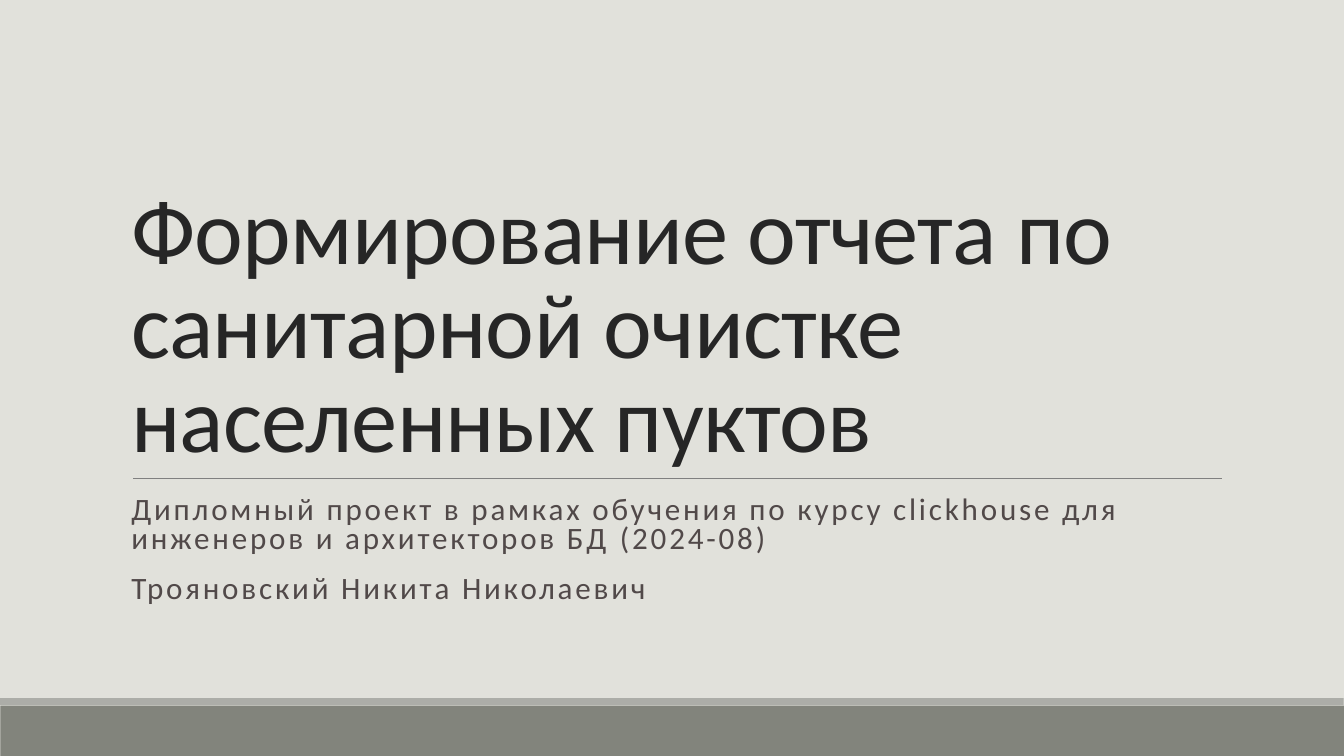
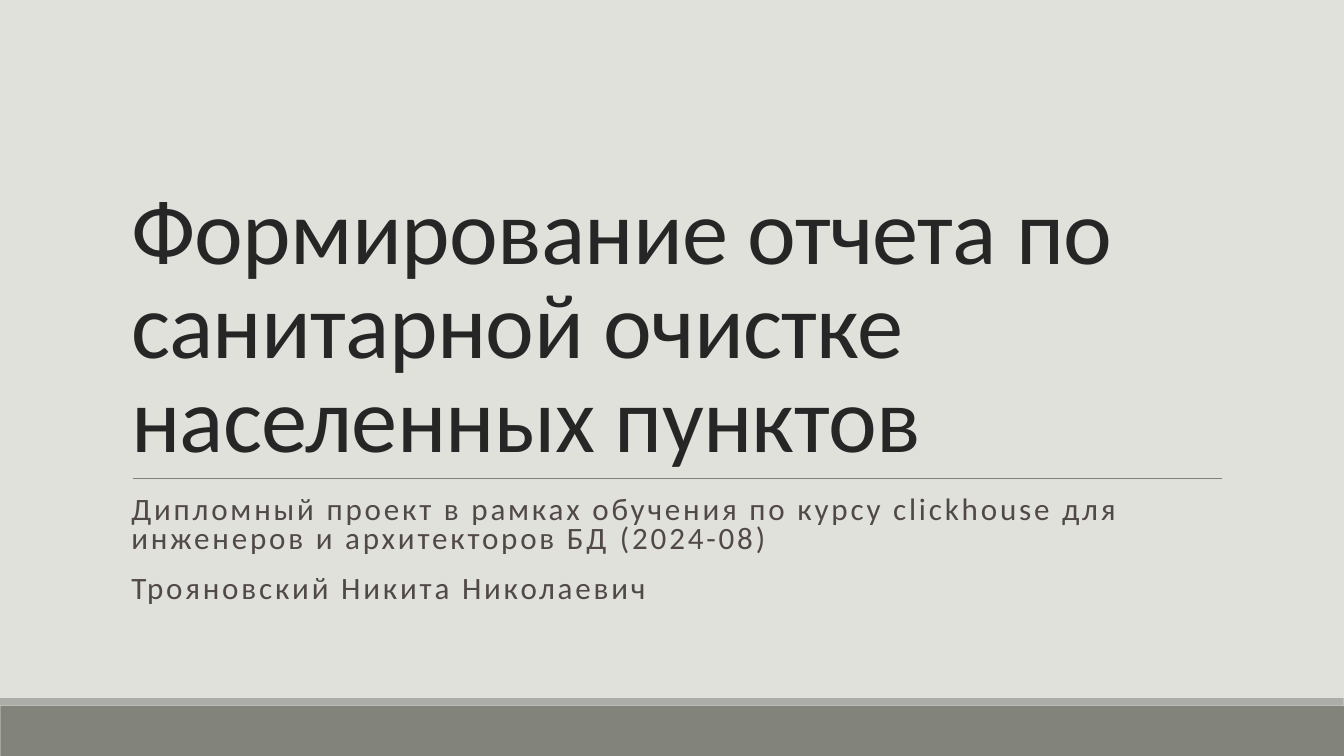
Before and after one commit to ItchyNitchy/ClickohouseDiploma, a slide deck: slide 1 of Формирование отчета по санитарной очистке населенных пуктов.pptx. Drawn at 1344x756 pixels with LibreOffice and Linux fonts; fonts in the diff are those of the drawing. Boxes give left, top, right and bottom in pixels: in the first picture for what was removed or moved away, otherwise in the second. Text is boxed around its words. In the diff, an @@ line names an element or a change of style, - is before the commit and + after.

Commit message:
опечатка в теме

```diff
--- a/Формирование отчета по санитарной очистке населенных пуктов.pptx
+++ b/Формирование отчета по санитарной очистке населенных пуктов.pptx
@@ title at <box>131,202,1113,467</box>: text changed @@
-Формирование отчета по санитарной очистке населенных пуктов
+Формирование отчета по санитарной очистке населенных пунктов
```
